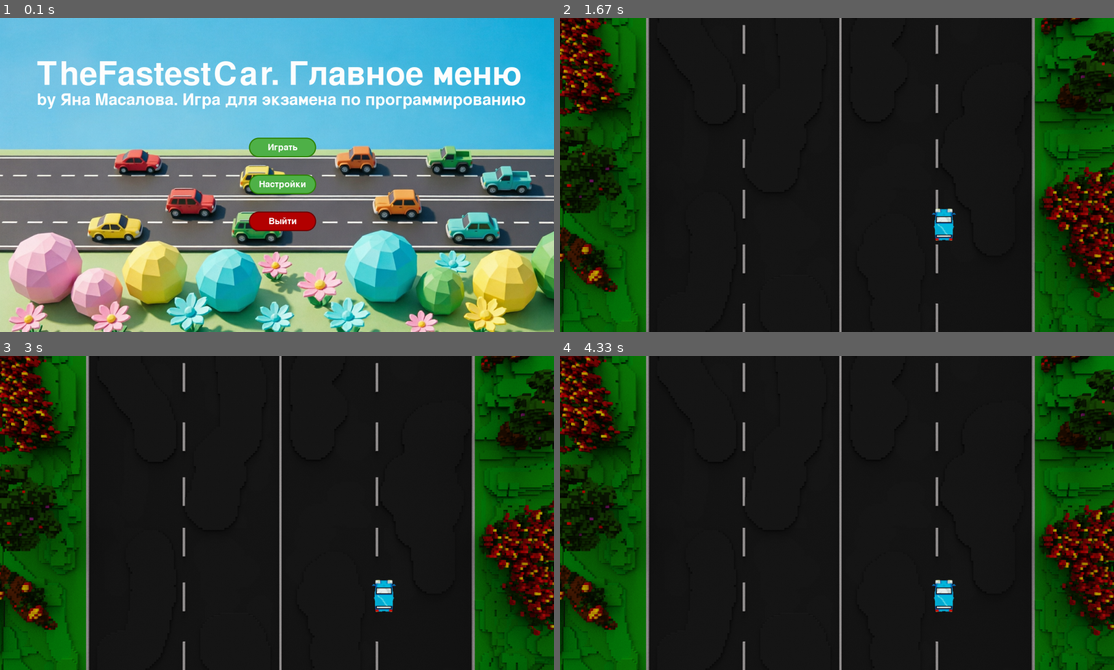
Above: before the commit, frames 1-4 (two rows, left to right).
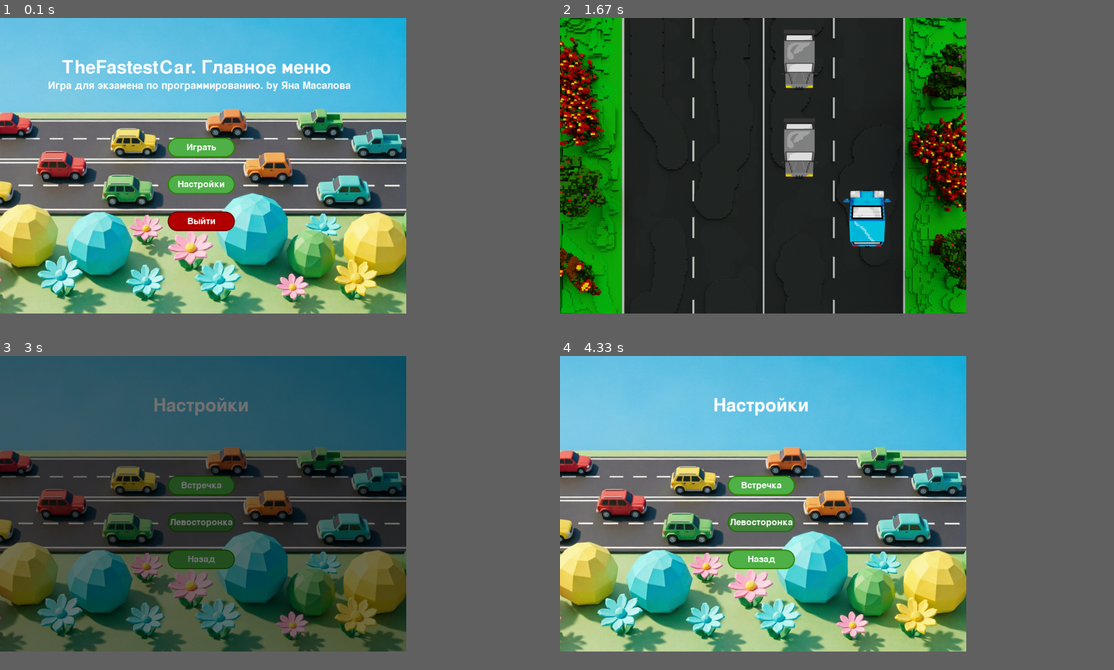
Above: after the commit, the same moments.

Repository: KidIsKing/TheFastestCar
Game: pygame game, started from src/main.py
Two runs of this game, one before a commit and one after it. Both use one fixed random seed, a clock stepped at 60 frames per second and the inputs below.
Inputs (mouse positions are in pixels of both pictures, inside the frame that each line leads up to):
- Up to frame 1 (0.1 s): no input
- Up to frame 2 (1.67 s): click "Играть" at 0.38 s; hold W 0.67-1.13 s; hold Right 0.67-1.13 s; move the mouse to (748, 178) at 0.7 s; hold D 1.17-1.63 s
- Up to frame 3 (3 s): hold Down 1.67-1.97 s; click (243, 569) at 2.05 s; click (199, 484) at 2.38 s, where only the run after the commit has a clickable "Играть"; click (199, 522) at 2.72 s, where only the run after the commit has a clickable "Настройки"
- Up to frame 4 (4.33 s): click (759, 484) at 3.05 s, where only the run after the commit has a clickable "Встречка"; click (909, 607) at 3.38 s; click (770, 534) at 4.22 s
In our replay, the window is 900x510 before the commit and 660x480 after it. These sizes can differ from the game's own. Grey fills any space a smaller window leaves; there, only what the larger window draws over its background counts as a difference.

The runs differ from the first frame. In frame 1, 78% of the frame differs, in the area x 0-100%, y 0-100%; in frame 2, 40%; in frame 3, 73%; in frame 4, 80%.

Commit message:
add AABB and new assets and logic for enemy

Diff:
--- a/src/main.py
+++ b/src/main.py
@@ -1,14 +1,18 @@
 import pygame
+import random
 import sys
 
 from button import ImageButton
 
 
 # Constans
-WIDTH = 1500
-HEIGHT = 850
-
-CENTER_X_FOR_BUTTONS = 590
+WIDTH = 1100
+HEIGHT = 800
+
+CENTER_X_FOR_BUTTONS = 370
+START_X_POS_PLAYER = 370
+START_Y_POS_PLAYER = 600
+
 FPS = 60
 # Colors
 WHITE = (255, 255, 255)
@@ -29,37 +33,97 @@
     "click_sound": ASSETS_PATH + "sounds/click.mp3",
     # Игра
     "player_car": ASSETS_PATH + "images/player_car.png",
+    "enemy_car": ASSETS_PATH + "images/enemy_car.png",
 }
+
+
+# Алгоритм 1. Проверка столкновения двух AABB-прямоугольников (Axis-Aligned Bounding Box).
+def aabb_collide(rect1, rect2):
+    """
+    Проверка столкновения двух AABB-прямоугольников (Axis-Aligned Bounding Box).
+
+    Два прямоугольника НЕ пересекаются, если один полностью:
+    - левее, правее, выше или ниже другого.
+    Если ни одно из этих условий не выполняется — коллизия есть.
+
+    Возвращает True, если прямоугольники пересекаются.
+    """
+    return (
+        rect1.left <= rect2.right
+        and rect1.right >= rect2.left
+        and rect1.top <= rect2.bottom
+        and rect1.bottom >= rect2.top
+    )
 
 
 class Player:
     def __init__(self):
         self.image = pygame.image.load(ASSETS["player_car"])
-        # self.image.
-        self.x = WIDTH // 2
-        self.y = HEIGHT // 2
+        self.image = pygame.transform.rotate(self.image, 180)
+        self.image = pygame.transform.smoothscale(
+            self.image, (self.image.get_width() * 0.35, self.image.get_height() * 0.35)
+        )
+        self.x = WIDTH // 2 - self.image.get_width() // 2
+        self.y = START_Y_POS_PLAYER
+        self.rect = self.image.get_rect(topleft=(self.x, self.y))
         self.speed = 5
 
     def draw(self, screen):
-        screen.blit(self.image, (self.x, self.y))
+        screen.blit(self.image, self.rect.topleft)
 
     def move(self):
         keys = pygame.key.get_pressed()
-        if keys[pygame.K_LEFT]:
-            self.x -= self.speed
-        if keys[pygame.K_RIGHT]:
-            self.x += self.speed
-        if keys[pygame.K_UP]:
-            self.y -= self.speed
-        if keys[pygame.K_DOWN]:
-            self.y += self.speed
+        if keys[pygame.K_LEFT] or keys[pygame.K_a]:
+            self.rect.x -= self.speed
+        if keys[pygame.K_RIGHT] or keys[pygame.K_d]:
+            self.rect.x += self.speed
+        if keys[pygame.K_UP] or keys[pygame.K_w]:
+            self.rect.y -= self.speed
+        if keys[pygame.K_DOWN] or keys[pygame.K_s]:
+            self.rect.y += self.speed
+
+        # Ограничения движения игрока в пределах дороги
+        self.rect.left = max(self.rect.left, 120)
+        self.rect.right = min(self.rect.right, WIDTH - 120)
+        self.rect.top = max(self.rect.top, 0)
+        self.rect.bottom = min(self.rect.bottom, HEIGHT)
+
+
+class Enemys:
+    def __init__(self):
+        self.image = pygame.image.load(ASSETS["enemy_car"])
+        self.image = pygame.transform.rotate(self.image, 180)
+        self.image = pygame.transform.smoothscale(
+            self.image, (self.image.get_width() * 0.45, self.image.get_height() * 0.35)
+        )
+
+        self.rect = self.image.get_rect()
+        self.spawn()
+
+    def spawn(self):
+        """Генерация случайных параметров для появления нового врага."""
+        self.rect.x = random.choice([130, 320, 510, 700])
+        self.rect.y = -100
+        self.speed = random.randint(3, 7)
+
+    def draw(self, screen):
+        screen.blit(self.image, self.rect.topleft)
+
+    def move(self):
+        self.rect.y += self.speed
+
+        # Если враг ушёл за нижнюю границу — создаём нового
+        if self.rect.top > HEIGHT:
+            self.spawn()
 
 
 class GameManager:
     def __init__(self, screen):
         self.screen = screen
         self.player = Player()
+        self.enemys = [Enemys() for _ in range(3)]
         self.running = True
+        self.game_over = False  # Флаг окончания игры
 
         self.game_background = pygame.image.load(ASSETS["game_background"])
 
@@ -68,13 +132,52 @@
         if event.type == pygame.KEYDOWN and event.key == pygame.K_ESCAPE:
             self.running = False
 
+    def check_enemies_collision(self):
+        """Проверка столкновений врагов друг с другом через AABB."""
+        for i, enemy in enumerate(self.enemys):
+            for other in self.enemys[i+1:]:
+                if not aabb_collide(enemy.rect, other.rect):
+                    continue  # столкновения нет - идём дальше
+
+                # Определяем, кто из врагов выше, а кто ниже
+                top_enemy, bottom_enemy = (enemy, other) if enemy.rect.top < other.rect.top else (other, enemy)
+
+                top_enemy.speed = min(top_enemy.speed, bottom_enemy.speed)  # верхний враг замедляется до скорости нижнего
+
+                # Устанавливаем минимальный зазор между врагами, чтобы они не слипались
+                min_gap = 5
+                if top_enemy.rect.bottom > bottom_enemy.rect.top - min_gap:
+                    top_enemy.rect.bottom = bottom_enemy.rect.top - min_gap
+
+    def check_player_enemy_collision(self):
+        """Проверка столкновений игрока с врагами через AABB."""
+        if self.game_over:
+            return
+
+        for enemy in self.enemys:
+            if aabb_collide(self.player.rect, enemy.rect):
+                self.game_over = True
+                self.running = False
+                return
+
     def update(self):
         """Обновление состояния игры."""
+        if self.game_over:
+            return
+
+        for enemy in self.enemys:
+            enemy.move()
         self.player.move()
+
+        # Проверки коллизий через AABB
+        self.check_enemies_collision()
+        self.check_player_enemy_collision()
 
     def draw(self):
         """Отрисовка игрового экрана."""
         self.screen.blit(self.game_background, (0, 0))
+        for enemy in self.enemys:
+            enemy.draw(self.screen)
         self.player.draw(self.screen)
 
     def run(self):
@@ -104,8 +207,8 @@
         # Режимы
         self.game_manager = None  # объект GameManager будет создан при входе в игру
 
-        self.first_font = pygame.font.SysFont(None, 128)
-        self.second_font = pygame.font.SysFont(None, 64)
+        self.first_font = pygame.font.SysFont(None, 72)
+        self.second_font = pygame.font.SysFont(None, 40)
 
         # Создание кнопок
         self.start_button = ImageButton(
@@ -203,7 +306,7 @@
     def draw_background(self, background):
         """Базовая отрисовка фона"""
         self.screen.fill(BLACK)
-        self.screen.blit(background, (0, 0))
+        self.screen.blit(background, (-350, -100))
 
     def draw_text(self, text, font, color, x_pos, y_pos):
         """Отрисовка текста."""
@@ -219,13 +322,13 @@
     def draw_main_menu(self):
         """Отрисовка главного меню."""
         self.draw_background(self.main_background)
-        self.draw_text("TheFastestCar. Главное меню", self.first_font, WHITE, 100, 110)
+        self.draw_text("TheFastestCar. Главное меню", self.first_font, WHITE, 168, 110)
         self.draw_text(
-            "by Яна Масалова. Игра для экзамена по программированию",
+            "Игра для экзамена по программированию. by Яна Масалова",
             self.second_font,
             WHITE,
-            100,
-            200,
+            130,
+            170,
         )
         # Обработка и отрисовка кнопок
         self.draw_buttons()
@@ -233,7 +336,7 @@
     def draw_settings_menu(self):
         """Отрисовка меню настроек."""
         self.draw_background(self.main_background)
-        self.draw_text("Настройки", self.first_font, WHITE, 535, 110)
+        self.draw_text("Настройки", self.first_font, WHITE, 415, 110)
         # Обработка и отрисовка кнопок
         self.draw_buttons()
 
Not shown, changed: README.md
Binary file added: assets/images/enemy_car.png
Binary file changed: assets/images/player_car.png
Binary file changed: assets/images/road.png
